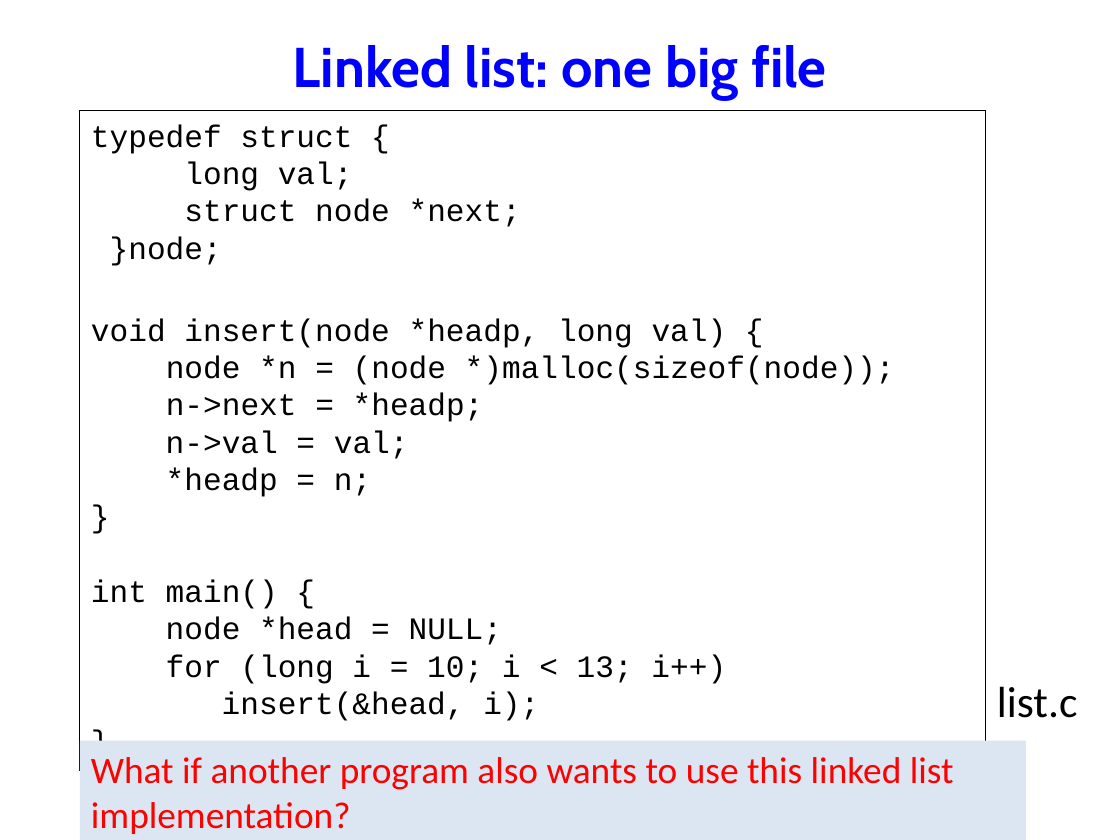
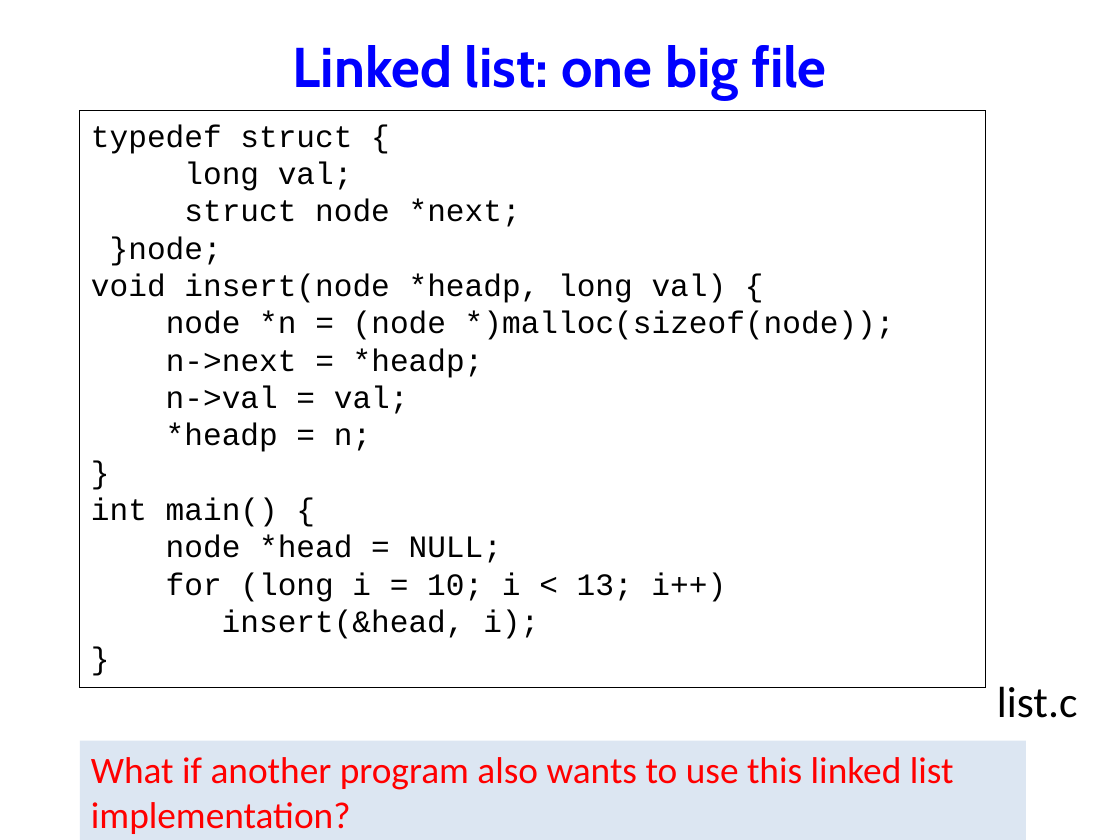
Before and after one commit to NYU-CSO/nyu-cso.github.io, a slide deck: slide 5 of notes/07-largec-io.pptx (slide 3 before the commit). Drawn at 1120x840 pixels with LibreOffice and Linux fonts; fonts in the diff are those of the drawing. Boxes give left, top, right and bottom in pixels: in the first picture for what was removed or moved away, otherwise in the second. Text is boxed around its words. In the diff, an @@ line names an element or a change of style, - is before the commit and + after.

```diff
--- a/notes/07-largec-io.pptx
+++ b/notes/07-largec-io.pptx
@@ rectangle "typedef struct {": place and size @@
-rectangle "typedef struct {" at bbox=[80, 111, 986, 771]
+rectangle "typedef struct {" at bbox=[80, 111, 986, 688]
```
Also in this commit, not shown: 5 other slides changed, 2 slides added, 2 other files.
